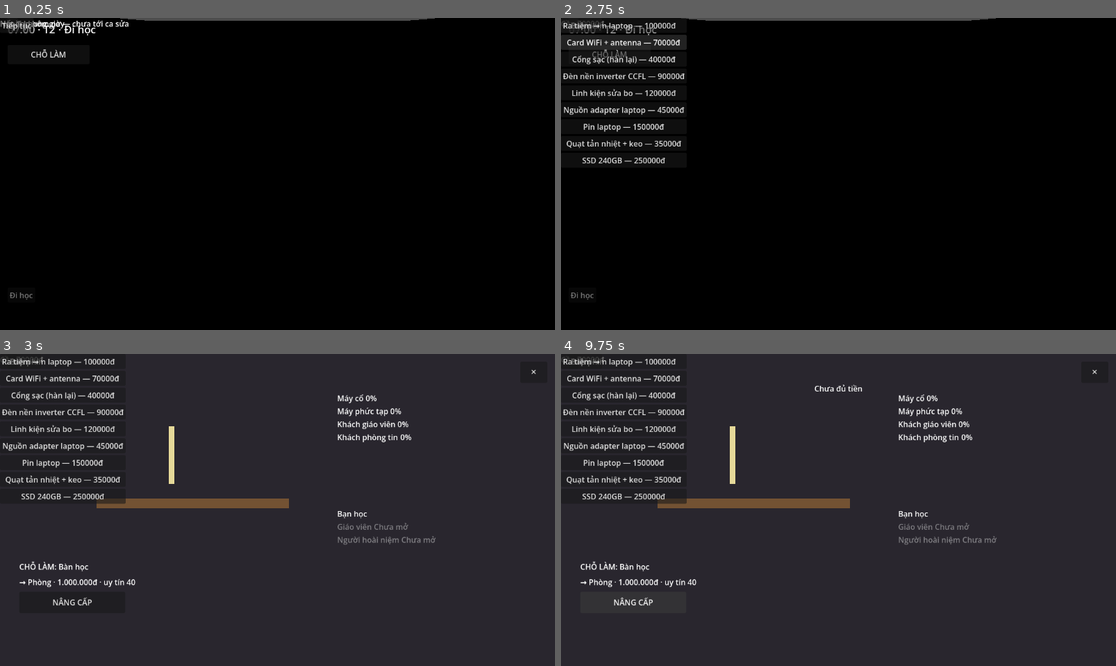
Above: before the commit, frames 1-4 (two rows, left to right).
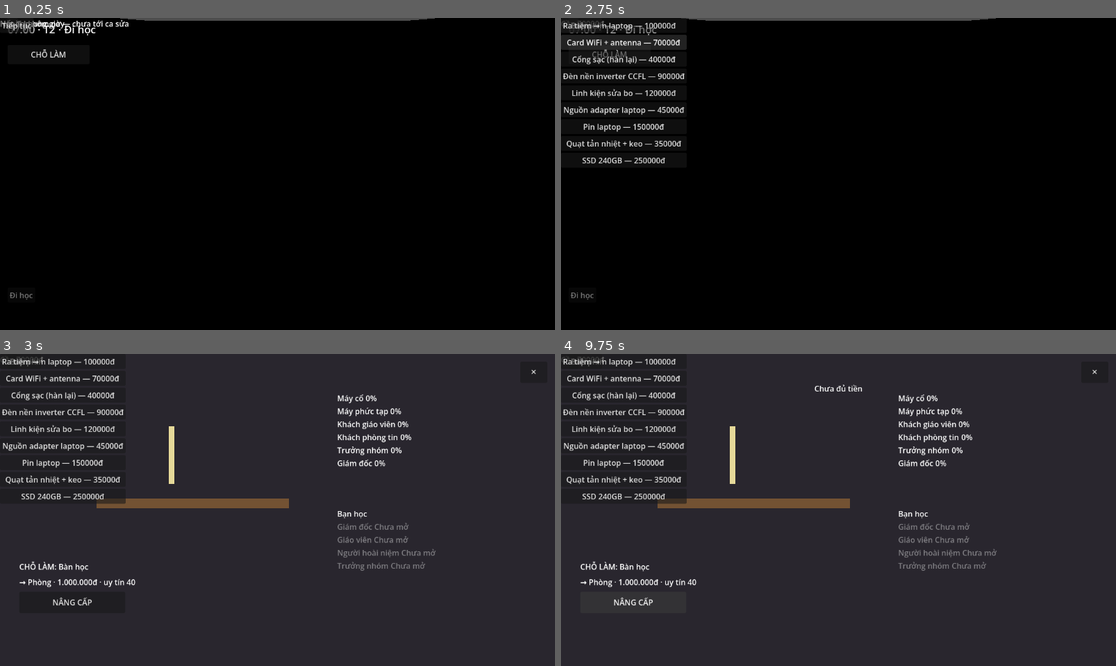
Above: after the commit, the same moments.

Repository: thangiabaoh-dev/xuong-sua-may
Game: Godot game, scene res://scenes/main.tscn
The game is run twice, just before and just after one commit, with the same random seed, the same clock (stepped at 60 frames per second) and the same inputs.
Inputs:
- Up to frame 1 (0.25 s): no input
- Up to frame 2 (2.75 s): click "✕" at 0.5 s; click "Bàn phím laptop — 100000đ" at 1.25 s; click "Card WiFi + antenna — 70000đ" at 2 s
- Up to frame 3 (3 s): click "Cổng sạc (hàn lại) — 40000đ" at 2.75 s
- Up to frame 4 (9.75 s): click "Đèn nền inverter CCFL — 90000đ" at 3.5 s; click "Linh kiện sửa bo — 120000đ" at 4.25 s; click "Nguồn adapter laptop — 45000đ" at 5 s; click "Pin laptop — 150000đ" at 5.75 s; click "Quạt tản nhiệt + keo — 35000đ" at 6.5 s; click "SSD 240GB — 250000đ" at 7.25 s; click "Ra tiệm →" at 8 s; click "CHỖ LÀM" at 8.75 s; click "NÂNG CẤP" at 9.5 s

Frames 1-2 are identical in both runs. In frame 3, 0.8% of the frame differs, in the area x 60-79%, y 29-70%; in frame 4, 0.8%.

Commit message:
feat: project hooks data + milestone rules + project_count unlock input + 2 customers

Diff:
--- /dev/null
+++ b/repair-shop-game/data/customers/giam_doc.tres
@@ -0,0 +1,16 @@
+[gd_resource type="Resource" script_class="CustomerDef" load_steps=2 format=3]
+
+[ext_resource type="Script" path="res://scripts/customer_def.gd" id="1"]
+
+[resource]
+script = ExtResource("1")
+key = "giam_doc"
+display_name = "Giám đốc"
+reactions = {"than": "Hoàn hảo. Hợp đồng dài hạn là của anh.", "trung_tinh": "Được rồi, tiếp tục.", "kho": "Chậm một nhịp là tôi hủy toàn bộ."}
+effects = {
+"than": { "tip_percent": 20 },
+"trung_tinh": { "tip_percent": 5 },
+"kho": { "lost_order": true },
+}
+risk_warning = "Giám đốc khó tính — sai một đơn là mất hợp đồng dài hạn."
+unlock_rule = &"khach_giam_doc"
--- /dev/null
+++ b/repair-shop-game/data/customers/truong_nhom.tres
@@ -0,0 +1,16 @@
+[gd_resource type="Resource" script_class="CustomerDef" load_steps=2 format=3]
+
+[ext_resource type="Script" path="res://scripts/customer_def.gd" id="1"]
+
+[resource]
+script = ExtResource("1")
+key = "truong_nhom"
+display_name = "Trưởng nhóm"
+reactions = {"than": "Sếp khen dự án này — để tôi giới thiệu đồng nghiệp nhé.", "trung_tinh": "Cảm ơn, dự án ổn.", "kho": "Việc thế này mà chậm là tôi chuyển đơn khác."}
+effects = {
+"than": { "tip_percent": 15 },
+"trung_tinh": {},
+"kho": { "lost_order": true },
+}
+risk_warning = "Trưởng nhóm giới thiệu việc — tone khô là mất mối quan hệ ngay."
+unlock_rule = &"khach_truong_nhom"
--- a/repair-shop-game/data/unlock_rules.tres
+++ b/repair-shop-game/data/unlock_rules.tres
@@ -35,6 +35,22 @@
 condition = "uy_tin >= 90 and workspace_tier >= 1"
 label = "Khách phòng tin"
 
+[sub_resource type="Resource" id="Resource_ksqu8"]
+script = ExtResource("1_qxo5v")
+id = &"khach_truong_nhom"
+target_kind = "customer"
+target_id = &"khach_truong_nhom"
+condition = "project_count >= 1"
+label = "Trưởng nhóm"
+
+[sub_resource type="Resource" id="Resource_q81cc"]
+script = ExtResource("1_qxo5v")
+id = &"khach_giam_doc"
+target_kind = "customer"
+target_id = &"khach_giam_doc"
+condition = "project_count >= 3"
+label = "Giám đốc"
+
 [resource]
 script = ExtResource("2_027ol")
-rules = Array[ExtResource("1_qxo5v")]([SubResource("Resource_8atkr"), SubResource("Resource_qwxk5"), SubResource("Resource_jewx8"), SubResource("Resource_w8wut")])
+rules = Array[ExtResource("1_qxo5v")]([SubResource("Resource_8atkr"), SubResource("Resource_qwxk5"), SubResource("Resource_jewx8"), SubResource("Resource_w8wut"), SubResource("Resource_ksqu8"), SubResource("Resource_q81cc")])
--- a/repair-shop-game/data/week_schedule.tres
+++ b/repair-shop-game/data/week_schedule.tres
@@ -35,6 +35,7 @@
 label = "Project ở cà phê"
 required_location = "cafe"
 minutes = 135
+hook = "complete_project:p_cafe,uy_tin:8"
 
 [sub_resource type="Resource" id="Resource_gedhm"]
 script = ExtResource("2_bpova")
@@ -96,6 +97,7 @@
 label = "Làm project"
 required_location = "workshop"
 minutes = 180
+hook = "complete_project:p_noibo,uy_tin:10"
 
 [sub_resource type="Resource" id="Resource_m4cx5"]
 script = ExtResource("2_bpova")
@@ -139,6 +141,7 @@
 label = "Project ở cà phê"
 required_location = "cafe"
 minutes = 135
+hook = "complete_project:p_cafe,uy_tin:8"
 
 [sub_resource type="Resource" id="Resource_hx6du"]
 script = ExtResource("2_bpova")
@@ -170,6 +173,7 @@
 label = "Làm project sớm"
 required_location = "workshop"
 minutes = 120
+hook = "complete_project:p_som,uy_tin:6"
 
 [sub_resource type="Resource" id="Resource_5835g"]
 script = ExtResource("3_8il5w")
@@ -207,6 +211,7 @@
 label = "Làm project"
 required_location = "workshop"
 minutes = 180
+hook = "complete_project:p_noibo,uy_tin:10"
 
 [sub_resource type="Resource" id="Resource_spcdu"]
 script = ExtResource("2_bpova")
@@ -250,6 +255,7 @@
 label = "Project ở cà phê"
 required_location = "cafe"
 minutes = 135
+hook = "complete_project:p_cafe,uy_tin:8"
 
 [sub_resource type="Resource" id="Resource_cweml"]
 script = ExtResource("2_bpova")
@@ -311,6 +317,7 @@
 label = "Làm project"
 required_location = "workshop"
 minutes = 180
+hook = "complete_project:p_noibo,uy_tin:10"
 
 [sub_resource type="Resource" id="Resource_eljg1"]
 script = ExtResource("2_bpova")
@@ -354,6 +361,7 @@
 label = "Project ở cà phê"
 required_location = "cafe"
 minutes = 135
+hook = "complete_project:p_cafe,uy_tin:8"
 
 [sub_resource type="Resource" id="Resource_sm5rp"]
 script = ExtResource("2_bpova")
@@ -415,6 +423,7 @@
 label = "Làm project"
 required_location = "workshop"
 minutes = 180
+hook = "complete_project:p_noibo,uy_tin:10"
 
 [sub_resource type="Resource" id="Resource_sv4bn"]
 script = ExtResource("2_bpova")
@@ -458,6 +467,7 @@
 label = "Project ở cà phê"
 required_location = "cafe"
 minutes = 135
+hook = "complete_project:p_cafe,uy_tin:8"
 
 [sub_resource type="Resource" id="Resource_7aru5"]
 script = ExtResource("2_bpova")
@@ -519,6 +529,7 @@
 label = "Làm project"
 required_location = "workshop"
 minutes = 180
+hook = "complete_project:p_noibo,uy_tin:10"
 
 [sub_resource type="Resource" id="Resource_g6rjs"]
 script = ExtResource("2_bpova")
@@ -562,6 +573,7 @@
 label = "Project ở cà phê"
 required_location = "cafe"
 minutes = 135
+hook = "complete_project:p_cafe,uy_tin:8"
 
 [sub_resource type="Resource" id="Resource_ttdgl"]
 script = ExtResource("2_bpova")
@@ -623,6 +635,7 @@
 label = "Làm project"
 required_location = "workshop"
 minutes = 180
+hook = "complete_project:p_noibo,uy_tin:10"
 
 [sub_resource type="Resource" id="Resource_1quvq"]
 script = ExtResource("2_bpova")
@@ -642,6 +655,7 @@
 label = "Làm project sớm"
 required_location = "workshop"
 minutes = 120
+hook = "complete_project:p_som,uy_tin:6"
 
 [sub_resource type="Resource" id="Resource_llvga"]
 script = ExtResource("3_8il5w")
@@ -754,6 +768,7 @@
 label = "Làm project"
 required_location = "workshop"
 minutes = 180
+hook = "complete_project:p_noibo,uy_tin:10"
 
 [sub_resource type="Resource" id="Resource_f044s"]
 script = ExtResource("2_bpova")
--- a/repair-shop-game/scripts/progression/unlock_core.gd
+++ b/repair-shop-game/scripts/progression/unlock_core.gd
@@ -3,7 +3,7 @@
 
 signal unlock_changed(id: StringName)
 
-const INPUT_NAMES := ["money", "knowledge", "uy_tin", "ky_luat", "workspace_tier"]
+const INPUT_NAMES := ["money", "knowledge", "uy_tin", "ky_luat", "workspace_tier", "project_count"]
 
 var _parsed: Dictionary = {}
 var _errors: Array[String] = []
--- a/repair-shop-game/tests/test_activities_data.gd
+++ b/repair-shop-game/tests/test_activities_data.gd
@@ -28,4 +28,6 @@
 	check_eq(String(week.days[0].slots[0].activities[0].hook), "knowledge_rate:0.008", "di_hoc hook cycle2")
 	check_eq(String(week.days[0].slots[1].activities[0].hook), "knowledge_rate:0.030", "doc_thu_vien hook")
 	check_eq(String(week.days[1].slots[3].activities[1].hook), "knowledge_rate:0.020", "doc_sach_nha hook")
-	check_eq(String(week.days[0].slots[4].activities[0].hook), "", "lam_project hook empty (cycle3)")
+	check_eq(String(week.days[0].slots[4].activities[0].hook), "complete_project:p_noibo,uy_tin:10", "lam_project hook cycle3")
+	check_eq(String(week.days[1].slots[3].activities[0].hook), "complete_project:p_som,uy_tin:6", "lam_project_som hook")
+	check_eq(String(week.days[0].slots[1].activities[1].hook), "complete_project:p_cafe,uy_tin:8", "project_ca_phe hook")
--- a/repair-shop-game/tests/test_customer_catalog.gd
+++ b/repair-shop-game/tests/test_customer_catalog.gd
@@ -5,7 +5,7 @@
 
 func run() -> void:
 	var all := CustomerCatalog.load_all()
-	check_eq(all.size(), 3, "3 customer files")
+	check_eq(all.size(), 5, "5 customer files")
 	var keys := {}
 	for c in all:
 		keys[c.key] = true
@@ -16,7 +16,9 @@
 			check(fx != null, "effect exists %s/%s" % [c.key, t])
 	for k in THREE:
 		check(keys.has(k), "covers " + k)
-	check_eq(keys.size(), 3, "keys unique")
+	check(keys.has("truong_nhom"), "covers truong_nhom")
+	check(keys.has("giam_doc"), "covers giam_doc")
+	check_eq(keys.size(), 5, "keys unique")
 	# effect so lieu chot §8
 	var bh := CustomerCatalog.get_customer("ban_hoc")
 	check_eq(int(bh.effects["than"].get("tip_percent", 0)), 10, "ban_hoc than tip10")
@@ -29,6 +31,13 @@
 	check_eq(int(hn.effects["than"].get("uy_tin", 0)), 3, "hoai_niem than +3")
 	check(String(hn.effects["than"].get("story", "")) != "", "hoai_niem story")
 	check_eq(int(hn.effects["kho"].get("uy_tin", 0)), -10, "hoai_niem kho -10")
+	var tn := CustomerCatalog.get_customer("truong_nhom")
+	check_eq(int(tn.effects["than"].get("tip_percent", 0)), 15, "truong_nhom than tip15")
+	check_eq(bool(tn.effects["kho"].get("lost_order", false)), true, "truong_nhom kho lost")
+	var gd := CustomerCatalog.get_customer("giam_doc")
+	check_eq(int(gd.effects["than"].get("tip_percent", 0)), 20, "giam_doc than tip20")
+	check_eq(int(gd.effects["trung_tinh"].get("tip_percent", 0)), 5, "giam_doc trung tinh tip5")
+	check_eq(bool(gd.effects["kho"].get("lost_order", false)), true, "giam_doc kho lost")
 	# catalog khop factory gating
 	for k in OrderFactory.CUSTOMER_MIN_UY_TIN:
 		check(keys.has(k), "factory key in catalog " + k)
--- a/repair-shop-game/tests/test_unlock_core.gd
+++ b/repair-shop-game/tests/test_unlock_core.gd
@@ -129,3 +129,13 @@
 	check(not cb.parse_errors().is_empty(), "non-bool result reported")
 	check_eq(cb.is_unlocked("after_good"), true, "rule sau van evaluate duoc")
 	check_eq(cb.is_unlocked("bad_int"), false, "non-bool -> locked")
+
+	# milestone theo so lan hoan thanh project (cycle 3)
+	var c10 = core_script.new()
+	c10.setup([_rule("khach_truong_nhom", "project_count >= 1")])
+	gs.project_count = 0
+	c10.refresh(gs)
+	check_eq(c10.is_unlocked("khach_truong_nhom"), false, "project_count 0 -> locked")
+	gs.project_count = 1
+	c10.refresh(gs)
+	check_eq(c10.is_unlocked("khach_truong_nhom"), true, "project_count 1 -> unlocked")
--- a/repair-shop-game/tests/test_unlock_data.gd
+++ b/repair-shop-game/tests/test_unlock_data.gd
@@ -5,11 +5,11 @@
 	check(set != null, "unlock_rules.tres loads")
 	if set == null:
 		return
-	check(set.rules.size() == 4, "4 rules")
+	check(set.rules.size() == 6, "6 rules")
 	var ids: Array = []
 	for r in set.rules:
 		ids.append(String(r.id))
-	for want in ["may_co", "may_phuc_tap", "khach_giao_vien", "khach_phong_tin"]:
+	for want in ["may_co", "may_phuc_tap", "khach_giao_vien", "khach_phong_tin", "khach_truong_nhom", "khach_giam_doc"]:
 		check(ids.has(want), "has rule %s" % want)
 
 	var core_script = load("res://scripts/progression/unlock_core.gd")
@@ -26,7 +26,7 @@
 
 	# spec §6: moi rule trong .tres execute tra bool tren ctx mac dinh
 	var ctx2 = load("res://scripts/progression/unlock_context.gd").new()
-	var def_inputs: Array = [50000, 0, 0, 100, 0]
+	var def_inputs: Array = [50000, 0, 0, 100, 0, 0]
 	for r in set.rules:
 		var ex := Expression.new()
 		check_eq(ex.parse(String(r.condition), core_script.INPUT_NAMES), OK, "parse %s" % r.id)
@@ -39,6 +39,8 @@
 		"may_phuc_tap": "Máy phức tạp",
 		"khach_giao_vien": "Khách giáo viên",
 		"khach_phong_tin": "Khách phòng tin",
+		"khach_truong_nhom": "Trưởng nhóm",
+		"khach_giam_doc": "Giám đốc",
 	}
 	for r in set.rules:
 		check_eq(r.get("label"), expected_labels.get(String(r.id)), "label %s" % r.id)
@@ -47,7 +49,9 @@
 	check_eq(load("res://data/customers/ban_hoc.tres").get("unlock_rule"), &"", "ban_hoc khong gate")
 	check_eq(load("res://data/customers/giao_vien.tres").get("unlock_rule"), &"khach_giao_vien", "giao_vien map rule")
 	check_eq(load("res://data/customers/hoai_niem.tres").get("unlock_rule"), &"khach_phong_tin", "hoai_niem map rule")
-	for f in ["ban_hoc", "giao_vien", "hoai_niem"]:
+	check_eq(load("res://data/customers/truong_nhom.tres").get("unlock_rule"), &"khach_truong_nhom", "truong_nhom map rule")
+	check_eq(load("res://data/customers/giam_doc.tres").get("unlock_rule"), &"khach_giam_doc", "giam_doc map rule")
+	for f in ["ban_hoc", "giao_vien", "hoai_niem", "truong_nhom", "giam_doc"]:
 		var ur = load("res://data/customers/%s.tres" % f).get("unlock_rule")
 		if ur != null and String(ur) != "":
 			check(ids.has(String(ur)), "%s unlock_rule khop rule id" % f)
--- a/repair-shop-game/tests/test_workplace_screen.gd
+++ b/repair-shop-game/tests/test_workplace_screen.gd
@@ -78,7 +78,7 @@
 	gs4.knowledge = 100
 	scr4.refresh()
 	check_eq(String(scr4.get_node("Root/Tracker/Milestones/may_co/MMark").text), "✓", "knowledge 100 -> ✓")
-	check_eq(scr4.get_node("Root/Tracker/Milestones").get_child_count(), 4, "4 milestone rows")
+	check_eq(scr4.get_node("Root/Tracker/Milestones").get_child_count(), 6, "6 milestone rows")
 
 	# Review Focus 3: percent math (spec §2.1 min ratio)
 	var vals := {"knowledge": 32, "uy_tin": 45, "workspace_tier": 1}
@@ -87,7 +87,7 @@
 	check_eq(wsp_script.progress_percent("no_pattern_here", vals), -1.0, "khong pattern -> -1")
 
 	# customers gate (spec §2.4 + Review Focus 4)
-	check_eq(scr4.get_node("Root/Tracker/Customers").get_child_count(), 3, "3 customer rows")
+	check_eq(scr4.get_node("Root/Tracker/Customers").get_child_count(), 5, "5 customer rows")
 	check(scr4.get_node("Root/Tracker/Customers/giao_vien").modulate.a < 1.0, "uy_tin 0 -> giao vien mo")
 	gs4.uy_tin = 60
 	scr4.refresh()
--- a/repair-shop-game/tools/build_progression.gd
+++ b/repair-shop-game/tools/build_progression.gd
@@ -17,6 +17,8 @@
 		_rule("may_phuc_tap", "machine", "knowledge >= 80", "Máy phức tạp"),
 		_rule("khach_giao_vien", "customer", "uy_tin >= 60", "Khách giáo viên"),
 		_rule("khach_phong_tin", "customer", "uy_tin >= 90 and workspace_tier >= 1", "Khách phòng tin"),
+		_rule("khach_truong_nhom", "customer", "project_count >= 1", "Trưởng nhóm"),
+		_rule("khach_giam_doc", "customer", "project_count >= 3", "Giám đốc"),
 	]
 	var err := ResourceSaver.save(set, "res://data/unlock_rules.tres")
 	print("unlock_rules.tres save err=", err)
--- a/repair-shop-game/tools/build_week_schedule.gd
+++ b/repair-shop-game/tools/build_week_schedule.gd
@@ -21,18 +21,18 @@
 			return [_act("di_hoc", "Đi học", "classroom", e - s, "knowledge_rate:0.008")]
 		"CHOICE":
 			return [_act("doc_thu_vien", "Đọc thư viện", "library", 135, "knowledge_rate:0.030"),
-				_act("project_ca_phe", "Project ở cà phê", "cafe", 135)]
+				_act("project_ca_phe", "Project ở cà phê", "cafe", 135, "complete_project:p_cafe,uy_tin:8")]
 		"REPAIR":
 			return [_act("mo_panel", "Mở panel sửa", "workshop", 0),
 				_act("nghi_tai_nha", "Nghỉ tại nhà", "workshop", 120),
 				_act("doc_sach_nha", "Đọc sách ở nhà", "workshop", 120, "knowledge_rate:0.020")]
 		"FREE_HOME":
-			return [_act("lam_project_som", "Làm project sớm", "workshop", 120),
+			return [_act("lam_project_som", "Làm project sớm", "workshop", 120, "complete_project:p_som,uy_tin:6"),
 				_act("doc_sach_nha", "Đọc sách ở nhà", "workshop", 120, "knowledge_rate:0.020"),
 				_act("don_kho", "Dọn dẹp", "workshop", 120),
 				_act("nghi_ngoi", "Nghỉ ngơi", "workshop", 120)]
 		"PROJECT":
-			return [_act("lam_project", "Làm project", "workshop", 180)]
+			return [_act("lam_project", "Làm project", "workshop", 180, "complete_project:p_noibo,uy_tin:10")]
 		"BREAK":
 			return [_act("nghi_giac", "Ngủ trưa", "workshop", 90)]
 		"HOLIDAY":
@@ -100,7 +100,15 @@
 						return
 					var key := pair.substr(0, idx).strip_edges()
 					var value := pair.substr(idx + 1).strip_edges()
-					if key != "knowledge_rate" or not value.is_valid_float() or value.to_float() < 0.0:
+					var ok := false
+					match key:
+						"knowledge_rate":
+							ok = value.is_valid_float() and value.to_float() >= 0.0
+						"complete_project":
+							ok = RegEx.create_from_string("^[a-z0-9_]+$").search(value) != null
+						"uy_tin":
+							ok = value.is_valid_int() and int(value) >= 0
+					if not ok:
 						push_error("build_week_schedule: hook khong hop le: %s" % a.hook)
 						quit(1)
 						return
